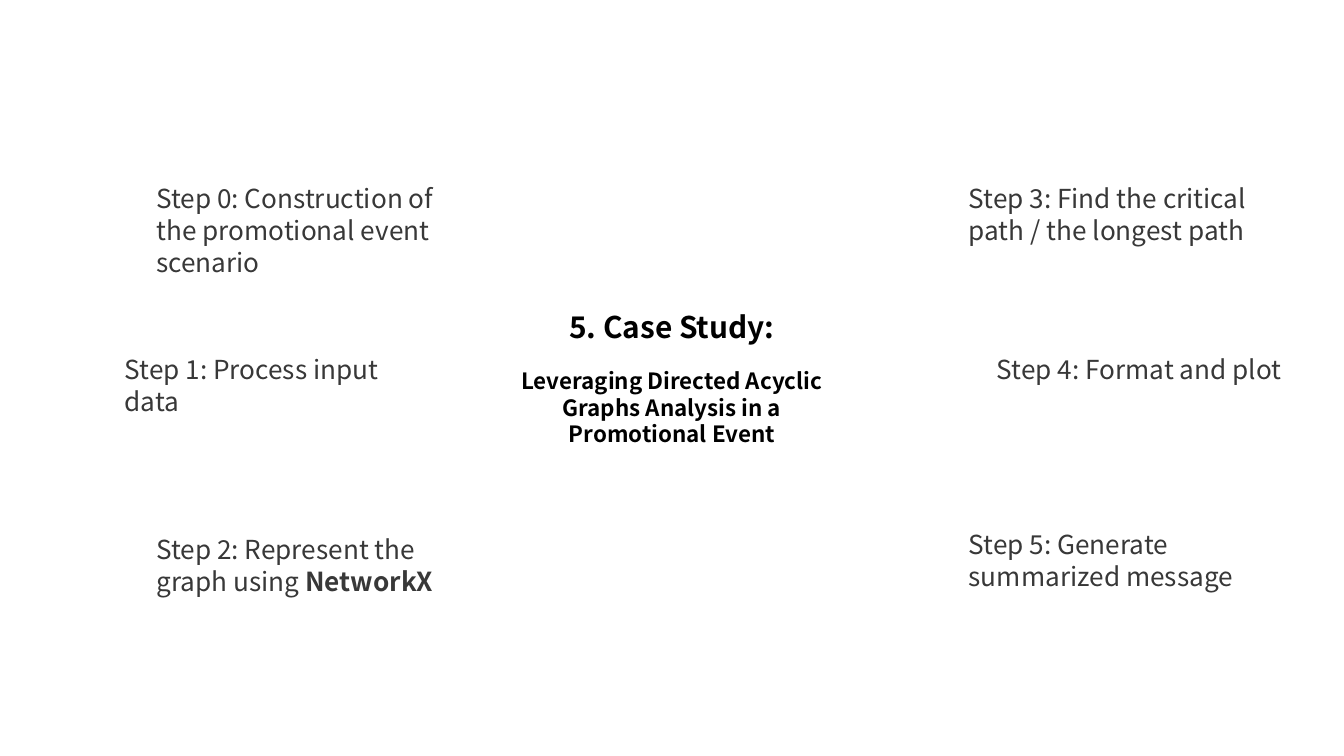
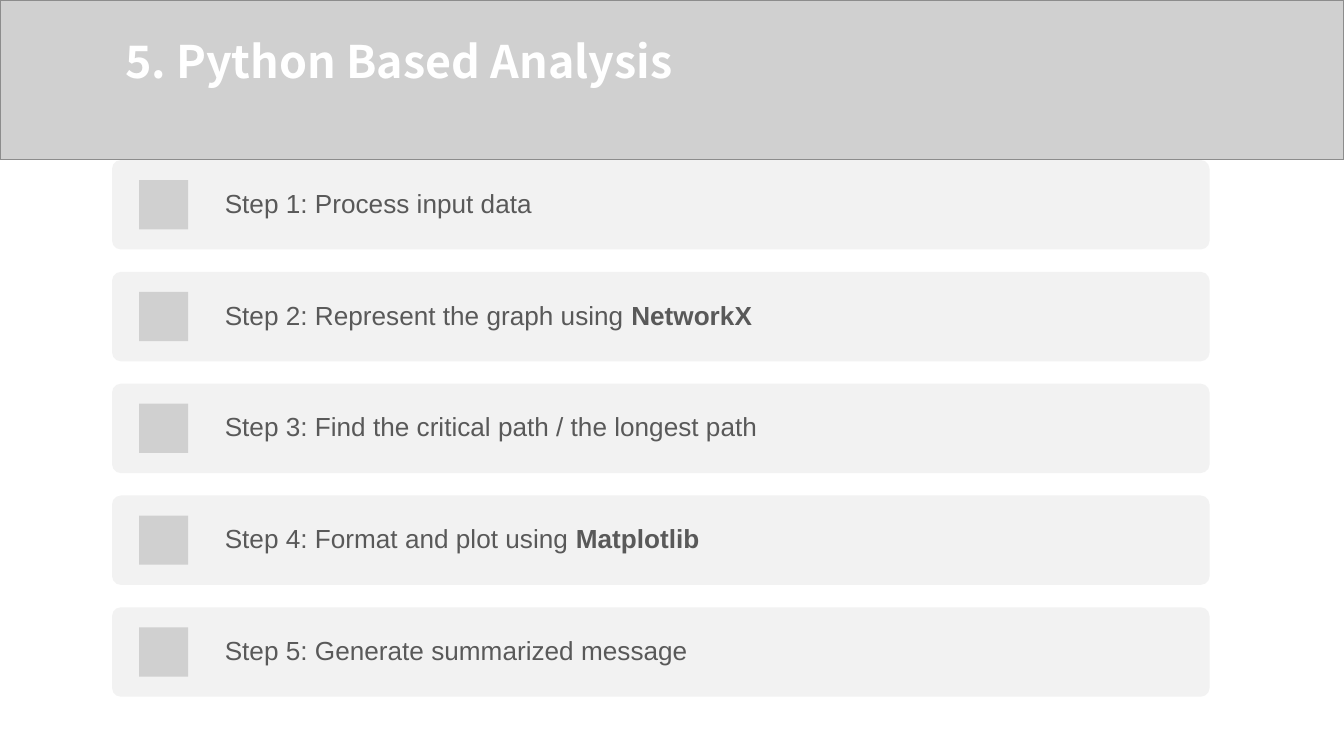
Before and after one commit to z-q-ying/CS-5002-Project, a slide deck: slide 12 of CS_5002_FinalProject_Slides_QiuyingZhou_ZhiweiZhou.pptx. Drawn at 1344x756 pixels with LibreOffice and Linux fonts; fonts in the diff are those of the drawing; grey boxes stand for pictures; background and template pictures are left out. Boxes give left, top, right and bottom in pixels: in the first picture for what was removed or moved away, otherwise in the second. Text is boxed around its words. In the diff, an @@ line names an element or a change of style, - is before the commit and + after.

Commit message:
Update slides (draft), and correct minor typo of the report

```diff
--- a/CS_5002_FinalProject_Slides_QiuyingZhou_ZhiweiZhou.pptx
+++ b/CS_5002_FinalProject_Slides_QiuyingZhou_ZhiweiZhou.pptx
@@ picture added at (0, 0, 1344, 160) @@
@@ text added at (125, 42, 673, 88), 24 pt, text #FFFFFF, bold @@
+5. Python Based Analysis
@@ text "Step 1: Process input data": place and size @@
-text "Step 1: Process input data" at (125, 359, 378, 412)
+text "Step 1: Process input data" at (225, 194, 532, 219)
@@ text removed at (156, 187, 433, 273) @@
-Step 0: Construction of the promotional event scenario
@@ text "Step 2: Represent the graph ...": place and size @@
-text "Step 2: Represent the graph ..." at (156, 538, 433, 598)
+text "Step 2: Represent the graph ..." at (225, 306, 752, 330)
@@ text removed at (521, 314, 822, 443) @@
-5. Case Study:
-Leveraging Directed Acyclic Graphs Analysis in a Promotional Event
@@ text "Step 3: Find the critical ...": place and size @@
-text "Step 3: Find the critical ..." at (969, 187, 1246, 247)
+text "Step 3: Find the critical ..." at (225, 417, 757, 442)
@@ text "Step 4: Format and plot ..." at (225, 529, 699, 554): vertical alignment top to middle @@
@@ text at (225, 529, 699, 554): text changed; font Noto Sans CJK SC to Arial; text colour #383838 to #595959 @@
-Step 4: Format and plot
+Step 4: Format and plot using Matplotlib
@@ group added at (112, 160, 1210, 698): 5 rounded rectangles, 5 pictures @@
@@ font Noto Sans CJK SC to Arial, text colour #383838 to #595959; line spacing 17.3pt to 0.9; more space between paragraphs; vertical alignment top to middle in 4 elements at (225, 194, 532, 219), (225, 306, 752, 330), (225, 417, 757, 442), (225, 641, 687, 666) @@
@@ text "Step 5: Generate summarized message": place and size @@
-text "Step 5: Generate summarized message" at (969, 534, 1233, 593)
+text "Step 5: Generate summarized message" at (225, 641, 687, 666)
```
Also in this commit, not shown: 5 other slides changed, 1 slide added, 3 other files.
